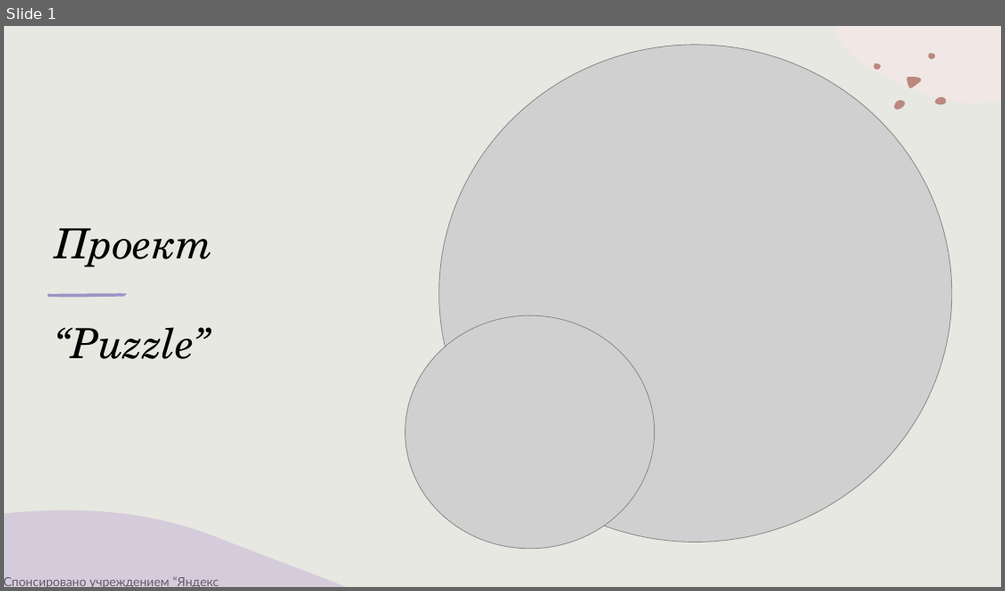
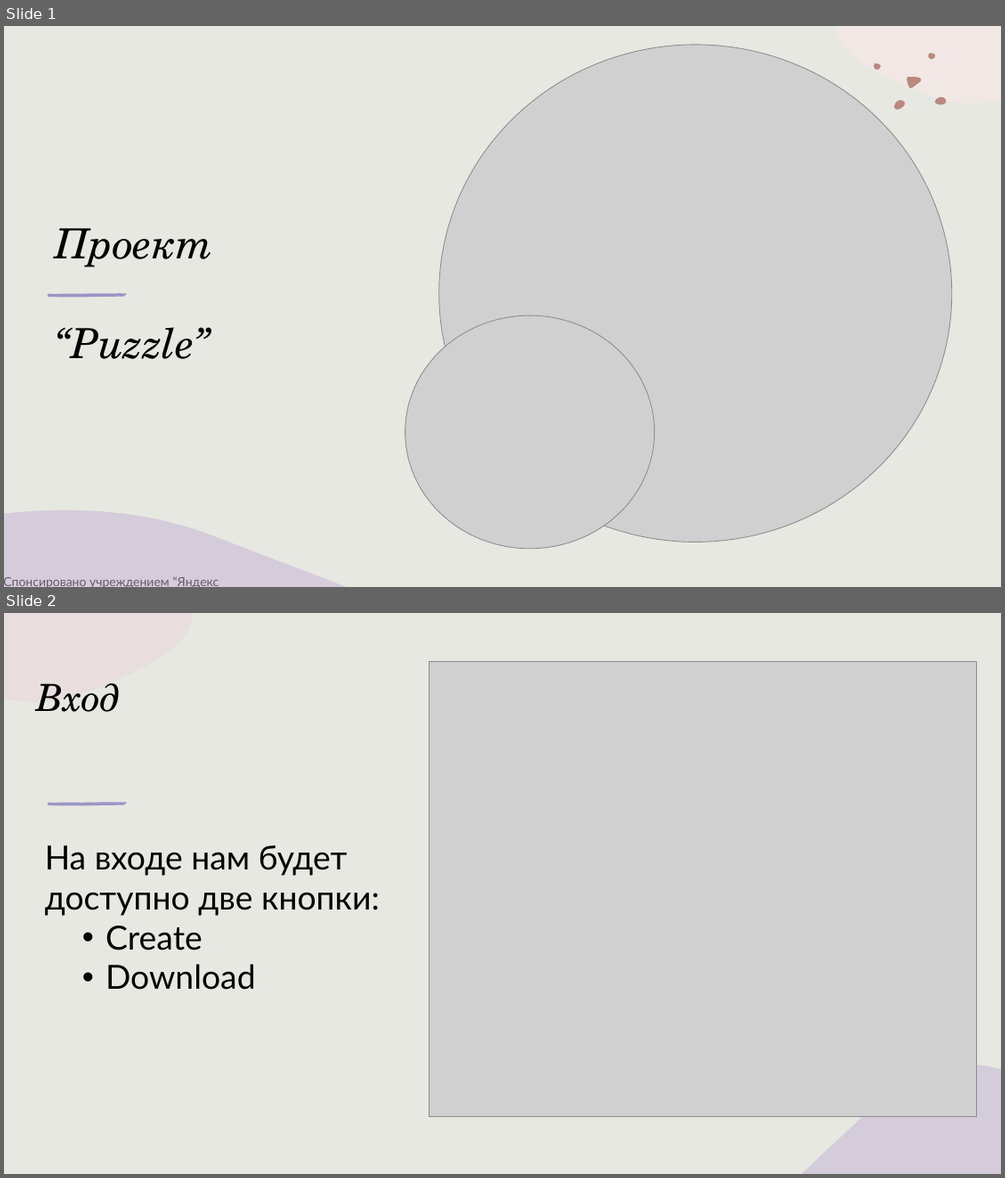
Before and after one commit to OP2RA/My_QT_project-, a slide deck: Проект_Паззл.pptx. Shown one above the other, each under a label of ours: slide 1 before the commit, slides 1 and 2 after it. The pictures are 1005x591 and 1005x1178 pixels, drawn with LibreOffice and Linux fonts; fonts in the diff are those of the drawing; grey boxes stand for pictures. Boxes give left, top, right and bottom in pixels: in the first picture for what was removed or moved away, otherwise in the second. Text is boxed around its words. In the diff, an @@ line names an element or a change of style, - is before the commit and + after.

```diff
--- a/Проект_Паззл.pptx
+++ b/Проект_Паззл.pptx
@@ slide 2 added at <box>4,613,1001,1174</box>, background #E8E8E2; not listed: 2 template elements that a slide beside it also shows @@
@@ picture added at <box>429,661,976,1116</box> @@
@@ title added at <box>36,683,121,712</box>, 36 pt, text #000000, italic @@
+Вход
@@ group added at <box>48,803,127,806</box>: 5 freeform shapes @@
@@ text added at <box>45,845,380,989</box>, 32 pt, text #000000 @@
+На входе нам будет доступно две кнопки:
+  • Create
+  • Download
```
Also in this commit, not shown: 2 other slides added.
